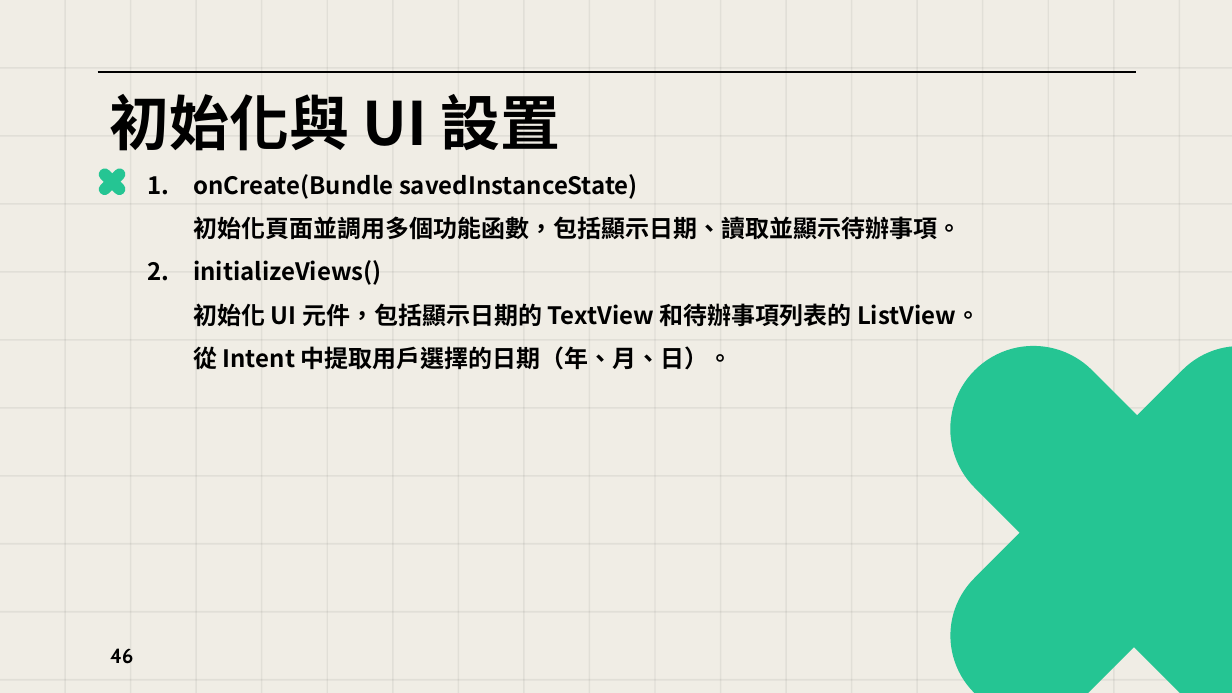
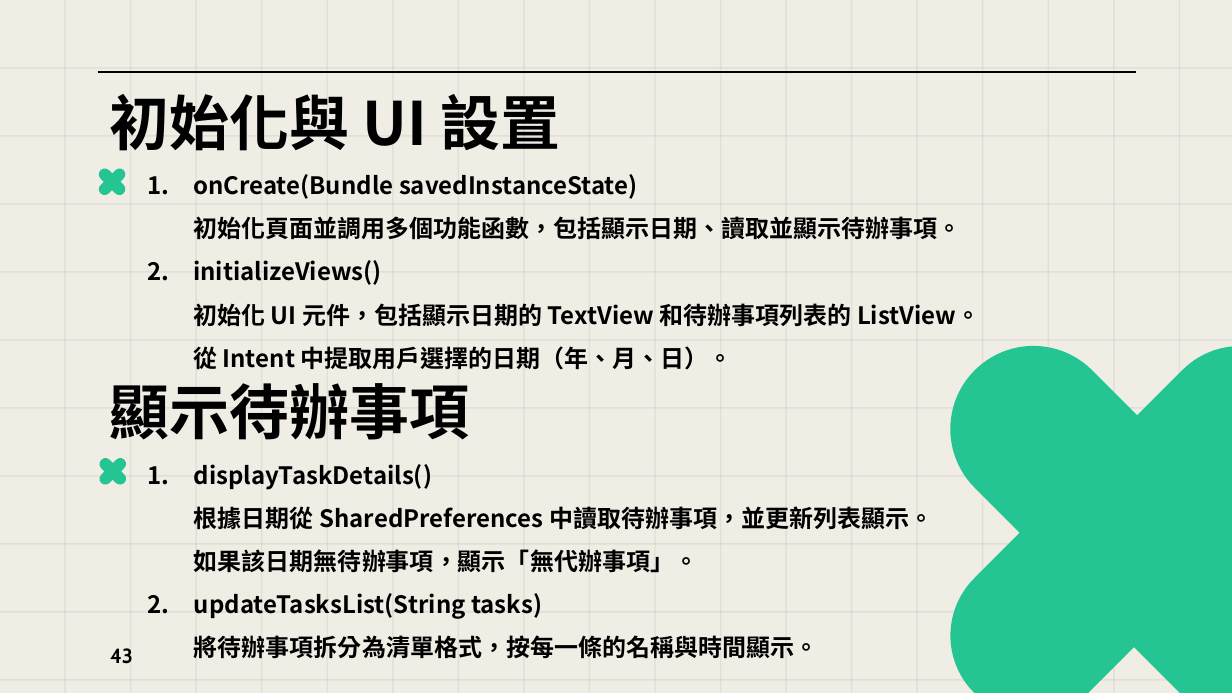
Before and after one commit to bhrtgbrt/Finalproject, a slide deck: slide 43 of 第七組_期末專題報告_日曆.pptx (slide 46 before the commit). Drawn at 1232x693 pixels with LibreOffice and Linux fonts; fonts in the diff are those of the drawing. Boxes give left, top, right and bottom in pixels: in the first picture for what was removed or moved away, otherwise in the second. Text is boxed around its words. In the diff, an @@ line names an element or a change of style, - is before the commit and + after.

```diff
--- a/第七組_期末專題報告_日曆.pptx
+++ b/第七組_期末專題報告_日曆.pptx
@@ text added at (110, 383, 469, 440), 35 pt, text #000000, bold @@
+顯示待辦事項
@@ rounded rectangle added at (97, 456, 128, 487), fill #25C593 @@
@@ rounded rectangle added at (97, 456, 129, 488), fill #25C593 @@
@@ text added at (194, 464, 933, 659), 14 pt, text #000000, bold @@
+1. displayTaskDetails()
+   根據日期從 SharedPreferences 中讀取待辦事項，並更新列表顯示。
+   如果該日期無待辦事項，顯示「無代辦事項」。
+2. updateTasksList(String tasks)
+   將待辦事項拆分為清單格式，按每一條的名稱與時間顯示。
@@ page number at (110, 648, 133, 664): text changed @@
-46
+43
```
Also in this commit, not shown: 13 other slides changed, 3 slides added, 7 slides removed, 44 other files.
